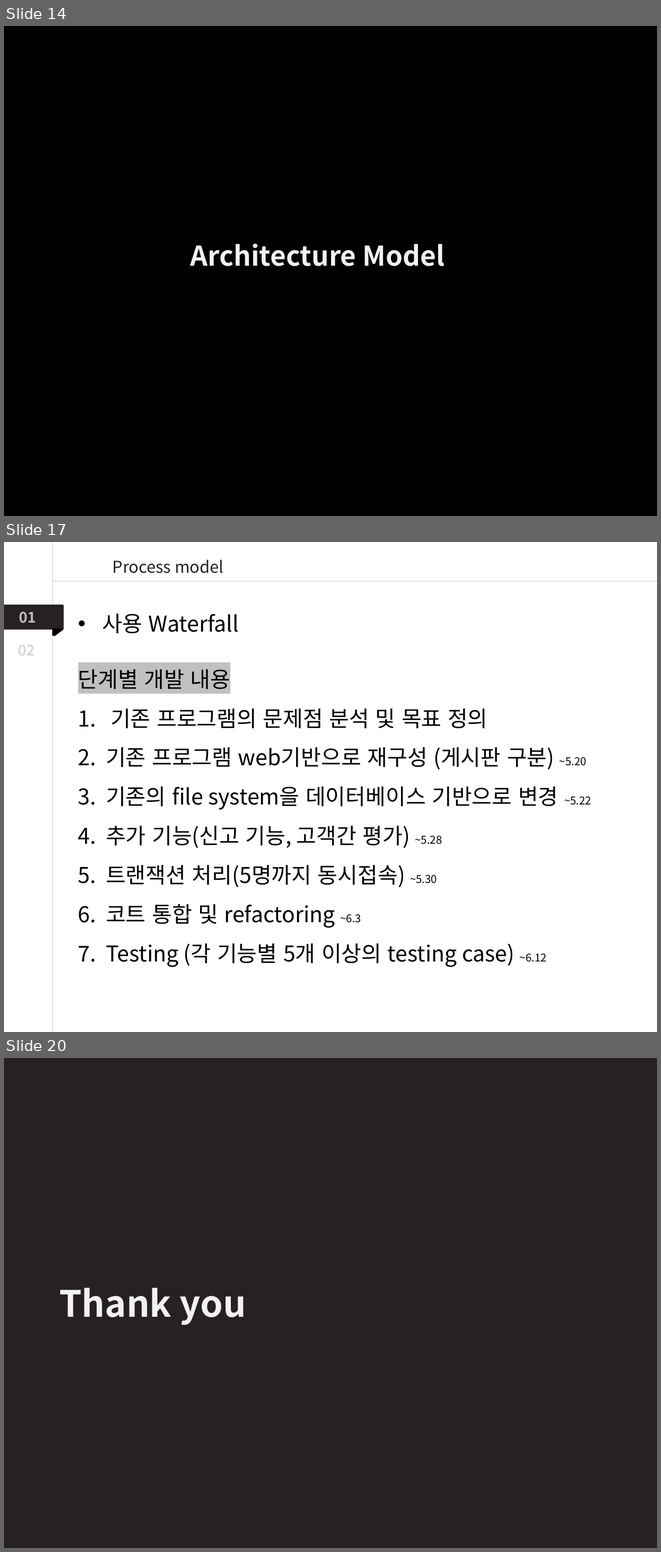
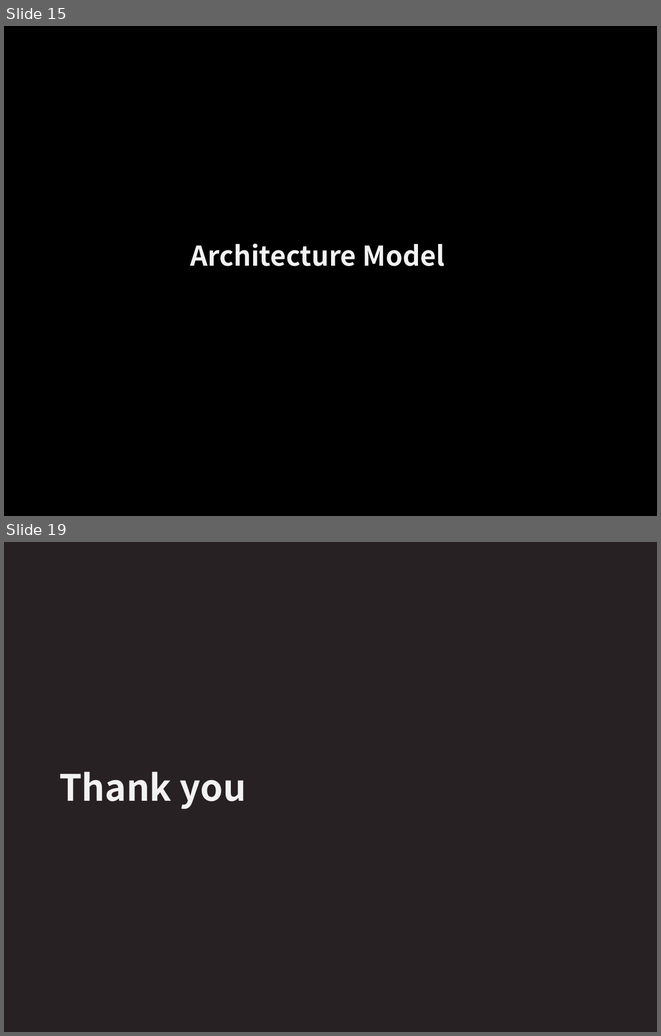
Before and after one commit to DaeunYoon/6team, a slide deck: 6조 발표자료.pptx. Shown one above the other, each under a label of ours: slides 14, 17 and 20 before the commit, slides 15 and 19 after it; the slides between them are not shown. The pictures are 661x1552 and 661x1036 pixels, drawn with LibreOffice and Linux fonts; fonts in the diff are those of the drawing. Boxes give left, top, right and bottom in pixels: in the first picture for what was removed or moved away, otherwise in the second. Text is boxed around its words. In the diff, an @@ line names an element or a change of style, - is before the commit and + after.

```diff
--- a/6조 발표자료.pptx
+++ b/6조 발표자료.pptx
@@ slide 17 removed at (4, 542, 657, 1032), background #FFFFFF @@
@@ line removed from (52, 542) to (52, 1032) @@
@@ text removed at (113, 559, 223, 573) @@
-Process model
@@ line removed from (657, 581) to (53, 581) @@
@@ rectangle removed at (4, 605, 63, 629) @@
@@ rectangle removed at (4, 605, 63, 629) @@
@@ text removed at (13, 605, 52, 629) @@
-01
@@ text removed at (19, 611, 36, 623) @@
-01
@@ text removed at (78, 614, 591, 967) @@
-• 사용 Waterfall
-단계별 개발 내용
-1. 기존 프로그램의 문제점 분석 및 목표 정의
-2. 기존 프로그램 web기반으로 재구성 (게시판 구분) ~5.20
-3. 기존의 file system을 데이터베이스 기반으로 변경 ~5.22
-4. 추가 기능(신고 기능, 고객간 평가) ~5.28
-5. 트랜잭션 처리(5명까지 동시접속) ~5.30
-6. 코트 통합 및 refactoring ~6.3
-7. Testing (각 기능별 5개 이상의 testing case) ~6.12
@@ right triangle removed at (53, 629, 61, 635) @@
@@ right triangle removed at (54, 629, 62, 635) @@
@@ text removed at (18, 638, 35, 660) @@
-02
@@ what was slide 14 is now slide 15 @@
@@ what was slide 20 is now slide 19 @@
```
Also in this commit, not shown: 9 slides changed, 2 slides added, 2 other slides removed.
